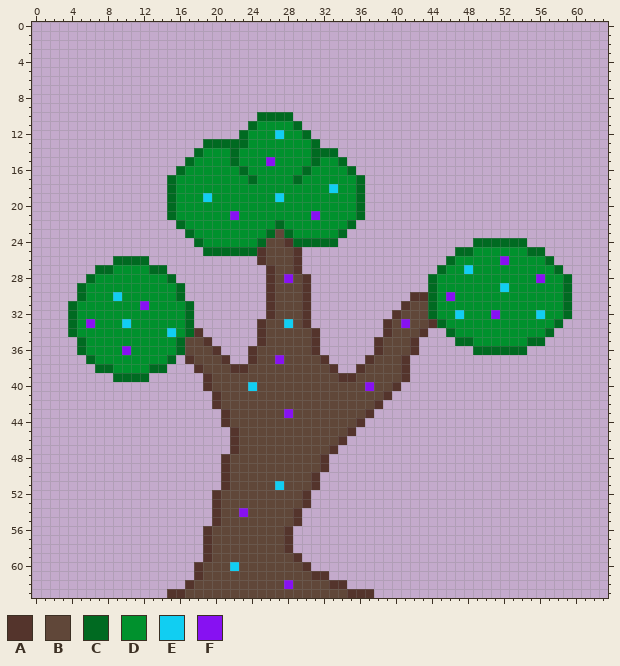
Edited in one commit: pixel-art sprite (Assets/new custom assets/enviroment/Objects/Bush 2.png). The first picture shows the starting point.
The file is 64x64 pixels. Colours within 5 levels of each other are drawn and written as one.
Palette (. is transparent): A #54342c  B #604739  C #006a21  D #00912d  E #11cef2  F #8711f2
Pixels before (only the part around the change), first column x 0:
 0 ................................................................
 1 ................................................................
 2 ................................................................
 3 ................................................................
 4 ................................................................
 5 ................................................................
 6 ................................................................
 7 ................................................................
 8 ................................................................
 9 ................................................................
10 .........................CCCC...................................
11 ........................CDDDDC..................................
12 .......................CDDDEDDC.................................
13 ...................CCCCCDDDDDDDC................................
14 ..................CDDDCDDDDDDDDCCC..............................
15 .................CDDDDCDDDFDDDDCDDC.............................
16 ................CDDDDDDCDDDDDDCDDDDC............................
17 ...............CDDDDDDDDCDDDDCDDDDDDC...........................
18 ...............CDDDDDDDDDDDDDDDDDEDDC...........................
19 ...............CDDDEDDDDDDDEDDDDDDDDC...........................
20 ...............CDDDDDDDDDDDDDDDDDDDDC...........................
21 ...............CDDDDDDFDDDDDDDDFDDDDC...........................
22 ................CDDDDDDDDDDCDDDDDDDC............................
23 .................CDDDDDDDDCBCDDDDDC.............................
24 ..................CDDDDDDCBBACCCCC...............CCCCCC.........
25 ...................CCCCCCABBBA.................CCDDDDDDCC.......
26 .........CCCC............ABBBA................CDDDDDFDDDDC......
27 .......CCDDDDCC...........ABBA...............CDDEDDDDDDDDDC.....
28 ......CDDDDDDDDC..........ABFBA.............CDDDDDDDDDDDFDDC....
29 .....CDDDDDDDDDDC.........ABBBA.............CDDDDDDDEDDDDDDC....
30 .....CDDDEDDDDDDC.........ABBBA...........AACDFDDDDDDDDDDDDC....
31 ....CDDDDDDDFDDDDC........ABBBA..........ABBCDDDDDDDDDDDDDDC....
32 ....CDDDDDDDDDDDDC........ABBBA.........ABBBCDDEDDDFDDDDEDDC....
33 ....CDFDDDEDDDDDDC.......ABBEBA........ABFBBACDDDDDDDDDDDDC.....
34 ....CDDDDDDDDDDEDCA......ABBBBBA.......ABBBA..CDDDDDDDDDDC......
35 .....CDDDDDDDDDDCBBA.....ABBBBBA......ABBBA....CCDDDDDDCC.......
36 .....CDDDDFDDDDDCBBBA...ABBBBBBA......ABBBA......CCCCCC.........
37 ......CDDDDDDDDC.ABBBA..ABBFBBBBA....ABBBA......................
38 .......CCDDDDCC...ABBBAABBBBBBBBBA..ABBBBA......................
39 .........CCCC......ABBBBBBBBBBBBBBAABBBBBA......................
40 ...................ABBBBEBBBBBBBBBBBBFBBA.......................
41 ....................ABBBBBBBBBBBBBBBBBBA........................
42 ....................ABBBBBBBBBBBBBBBBBA.........................
43 .....................ABBBBBBFBBBBBBBBA..........................
44 .....................ABBBBBBBBBBBBBBA...........................
45 ......................ABBBBBBBBBBBBA............................
46 ......................ABBBBBBBBBBBA.............................
47 ......................ABBBBBBBBBBA..............................
48 .....................ABBBBBBBBBBA...............................
49 .....................ABBBBBBBBBBA...............................
50 .....................ABBBBBBBBBA................................
51 .....................ABBBBBEBBBA................................
52 ....................ABBBBBBBBBA.................................
53 ....................ABBBBBBBBBA.................................
54 ....................ABBFBBBBBA..................................
55 ....................ABBBBBBBBA..................................
56 ...................ABBBBBBBBA...................................
57 ...................ABBBBBBBBA...................................
58 ...................ABBBBBBBBA...................................
59 ...................ABBBBBBBBBA..................................
60 ..................ABBBEBBBBBBBA.................................
61 ..................ABBBBBBBBBBBBAA...............................
62 .................ABBBBBBBBBBFBBBBAA.............................
63 ...............AABBBBBBBBBBBBBBBBBBAAA..........................
The result:
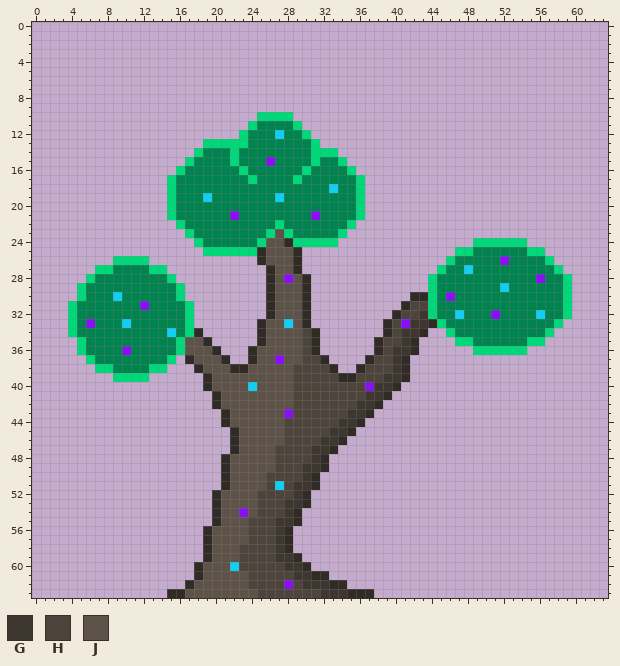
Colours new in this view: G #3e3730  H #4d443c  J #5e5349
Diff:
Colour A changes from #54342c to #312b26.
Colour C changes from #006a21 to #00d97a.
Colour D changes from #00912d to #00834f.
Colour B becomes colour G in row 32 at x 43; in row 33 at x 42 to 43; in row 34 at x 41 to 42; in row 35 at x 41; in row 36 at x 40 to 41; in rows 37 to 38 at x 40.
Colour B becomes colour G in row 39 at x 39 to 40; in row 40 at x 38 to 39; in row 41 at x 37 to 38; in row 42 at x 36 to 37; in row 43 at x 35 to 36; in row 44 at x 34 to 35.
Colour B becomes colour G in row 45 at x 33 to 34; in row 46 at x 32 to 33; in row 47 at x 31 to 32; in row 48 at x 31; in row 49 at x 30 to 31; in row 50 at x 30.
Colour B becomes colour G in row 51 at x 29 to 30; in row 52 at x 29; in row 53 at x 28 to 29; in row 54 at x 28; in row 55 at x 27 to 28; in rows 56 to 58 at x 27.
Colour B becomes colour G in row 59 at x 27 to 28; in row 60 at x 28 to 29; in row 61 at x 29 to 30; in row 62 at x 30 to 32; in row 63 at x 32 to 34.
Colour B becomes colour H in row 31 at x 42 to 43; in row 32 at x 41 to 42; in row 33 at x 40; in row 34 at x 30 and 40; in row 35 at x 30 and 39 to 40; in row 36 at x 30 and 39.
Colour B becomes colour H in row 37 at x 30 to 31 and 38 to 39; in row 38 at x 29 to 32 and 37 to 39; in row 39 at x 29 to 33 and 36 to 38; in rows 40 to 41 at x 29 to 36; in row 42 at x 29 to 35; in row 43 at x 29 to 34.
Colour B becomes colour H in row 44 at x 28 to 33; in row 45 at x 28 to 32; in row 46 at x 28 to 31; in rows 47 to 48 at x 27 to 30; in row 49 at x 27 to 29; in row 50 at x 26 to 29.
Colour B becomes colour H in row 51 at x 26 and 28; in row 52 at x 25 to 28; in rows 53 to 54 at x 25 to 27; in rows 55 to 57 at x 24 to 26; in rows 58 to 59 at x 23 to 26; in row 60 at x 23 to 27.
Colour B becomes colour H in row 61 at x 24 to 28; in row 62 at x 24 to 27 and 29; in row 63 at x 25 to 31.
Colour B becomes colour J in row 23 at x 27; in row 24 at x 26 to 27; in rows 25 to 26 at x 26 to 28; in row 27 at x 27 to 28; in row 28 at x 27 and 29; in rows 29 to 32 at x 27 to 29.
Colour B becomes colour J in row 33 at x 26 to 27 and 29; in row 34 at x 26 to 29; in row 35 at x 17 to 18 and 26 to 29; in row 36 at x 17 to 19 and 25 to 29; in row 37 at x 18 to 20, 25 to 26 and 28 to 29; in row 38 at x 19 to 21 and 24 to 28.
Colour B becomes colour J in row 39 at x 20 to 28; in row 40 at x 20 to 23 and 25 to 28; in rows 41 to 42 at x 21 to 28; in rows 43 to 44 at x 22 to 27; in rows 45 to 46 at x 23 to 27; in row 47 at x 23 to 26.
Colour B becomes colour J in rows 48 to 49 at x 22 to 26; in rows 50 to 51 at x 22 to 25; in rows 52 to 53 at x 21 to 24; in row 54 at x 21 to 22 and 24; in row 55 at x 21 to 23; in rows 56 to 57 at x 20 to 23.
Colour B becomes colour J in rows 58 to 59 at x 20 to 22; in row 60 at x 19 to 21; in row 61 at x 19 to 23; in row 62 at x 18 to 23; in row 63 at x 17 to 24.
